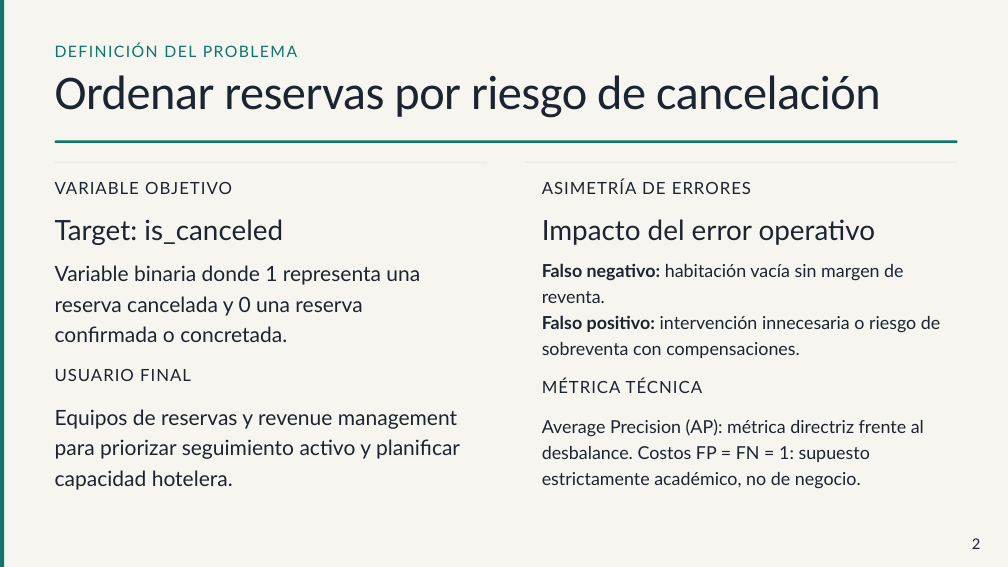
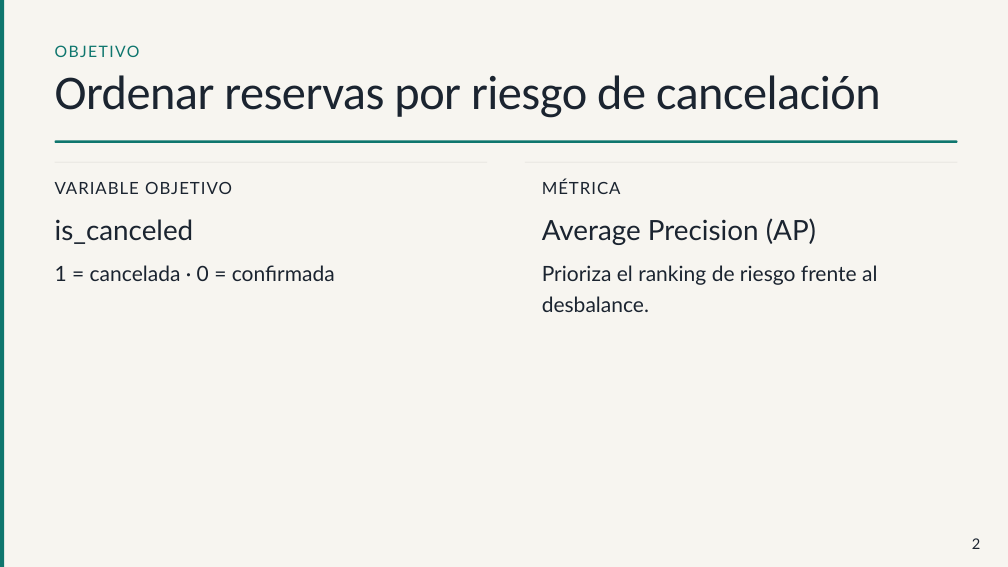
Before and after one commit to sabthe02/Obligatorio-IA, a slide deck: slide 2 of Prediccion-de-cancelaciones-hoteleras.pptx. Drawn at 1008x567 pixels with LibreOffice and Linux fonts; fonts in the diff are those of the drawing. Boxes give left, top, right and bottom in pixels: in the first picture for what was removed or moved away, otherwise in the second. Text is boxed around its words. In the diff, an @@ line names an element or a change of style, - is before the commit and + after.

```diff
--- a/Prediccion-de-cancelaciones-hoteleras.pptx
+++ b/Prediccion-de-cancelaciones-hoteleras.pptx
@@ text at bbox=[55, 45, 140, 57]: text changed @@
-DEFINICIÓN DEL PROBLEMA
+OBJETIVO
@@ text at bbox=[542, 180, 621, 194]: text changed @@
-MÉTRICA TÉCNICA
+MÉTRICA
@@ text at bbox=[55, 219, 194, 244]: text changed @@
-Target: is_canceled
+is_canceled
@@ text at bbox=[542, 218, 816, 245]: text changed @@
-Impacto del error operativo
+Average Precision (AP)
@@ text at bbox=[55, 265, 335, 281]: text changed @@
-Variable binaria donde 1 representa una reserva cancelada y 0 una reserva confirmada o concretada.
+1 = cancelada · 0 = confirmada
@@ text at bbox=[542, 265, 877, 312]: text changed; size 16 to 20 pt @@
-ASIMETRÍA DE ERRORES
+Prioriza el ranking de riesgo frente al desbalance.
@@ text removed at bbox=[542, 263, 940, 358] @@
-Falso negativo: habitación vacía sin margen de reventa.
-Falso positivo: intervención innecesaria o riesgo de sobreventa con compensaciones.
@@ text removed at bbox=[55, 369, 191, 381] @@
-USUARIO FINAL
@@ text removed at bbox=[55, 409, 460, 490] @@
-Equipos de reservas y revenue management para priorizar seguimiento activo y planificar capacidad hotelera.
@@ text removed at bbox=[542, 419, 924, 489] @@
-Average Precision (AP): métrica directriz frente al desbalance. Costos FP = FN = 1: supuesto estrictamente académico, no de negocio.
```
Also in this commit, not shown: 10 other slides changed, 5 other files.
